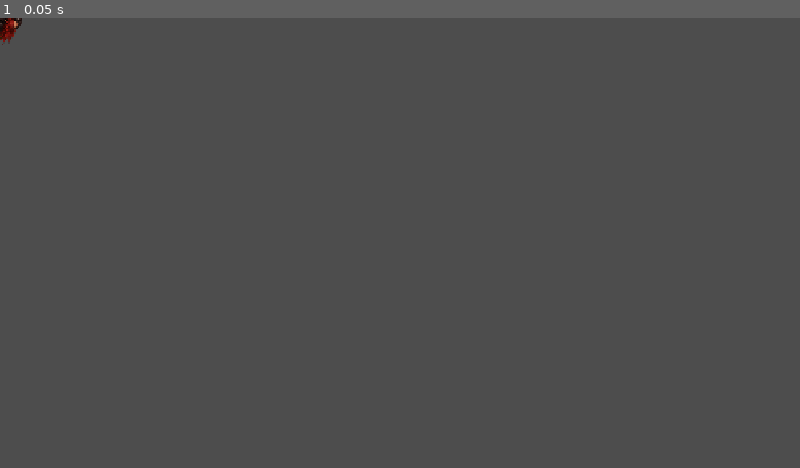
Above: before the commit, frame 1.
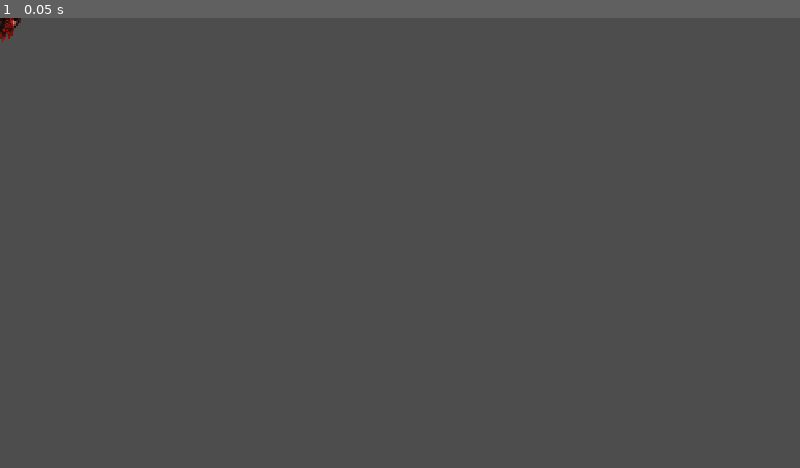
Above: after the commit, the same moment.

Repository: KirillRnd/ellipsis
Game: Godot game, scene res://scenes/RahnBoss.tscn
The game is run twice, just before and just after one commit, with the same random seed, the same clock (stepped at 60 frames per second) and the same inputs. This scene is started directly instead of the project's main scene.
Inputs:
- Up to frame 1 (0.05 s): no input

The runs differ from the first frame. In frame 1, less than 0.1% of the frame differs, in the area x 0-3%, y 0-6%.

Commit message:
fix: stabilize Rahn sprite registration

Diff:
--- a/godot/scripts/RahnBoss.gd
+++ b/godot/scripts/RahnBoss.gd
@@ -10,10 +10,13 @@
 const ACTION_TEXTURE := preload("res://assets/actors/rahn/rahn_action_sheet.png")
 const DEFEAT_TEXTURE := preload("res://assets/actors/rahn/rahn_defeat_sheet.png")
 const ARENA_RECT := Rect2(Vector2(130.0, 110.0), Vector2(1020.0, 500.0))
-const FRAME_SIZE := Vector2(256.0, 256.0)
+const FRAME_SIZE := Vector2(288.0, 288.0)
 const FIRST_PLACE_DELAY := 0.65
 const SECOND_PLACE_DELAY := 0.58
 const DEFEAT_TIME := 0.65
+const MOVE_START_DISTANCE := 18.0
+const MOVE_STOP_DISTANCE := 8.0
+const TURN_RESPONSE := 8.0
 
 @export var max_hit_points := 70
 @export var move_speed := 185.0
@@ -37,6 +40,7 @@
 var _reposition_timer := 0.0
 var _combat_age := 0.0
 var _was_running := false
+var _moving := false
 var _action_playing := false
 var _hit_flash := 0.0
 var _defeated := false
@@ -63,6 +67,7 @@
 
 	if _defeated:
 		velocity = Vector2.ZERO
+		_moving = false
 		_defeat_time_left = maxf(0.0, _defeat_time_left - delta)
 		if _defeat_time_left <= 0.0 and not _defeat_emitted:
 			_defeat_emitted = true
@@ -71,6 +76,7 @@
 
 	if not combat_running:
 		velocity = Vector2.ZERO
+		_moving = false
 		_was_running = false
 		_update_animation()
 		return
@@ -82,22 +88,32 @@
 		_reposition_timer = reposition_interval
 
 	_combat_age += delta
-	_update_movement()
+	_update_movement(delta)
 	_update_resonator_plan(delta)
 	_update_animation()
 
 
-func _update_movement() -> void:
+func _update_movement(delta: float) -> void:
 	var target := Vector2(
 		640.0 + cos(_combat_age * 0.72) * 270.0,
 		250.0 + sin(_combat_age * 0.51) * 105.0
 	)
 	var offset := target - global_position
-	velocity = offset.normalized() * move_speed if offset.length() > 12.0 else Vector2.ZERO
+	var distance := offset.length()
+	if _moving:
+		_moving = distance > MOVE_STOP_DISTANCE
+	else:
+		_moving = distance > MOVE_START_DISTANCE
+	velocity = offset.normalized() * move_speed if _moving else Vector2.ZERO
 	move_and_slide()
 	global_position = global_position.clamp(ARENA_RECT.position, ARENA_RECT.end)
 	if velocity.length_squared() > 1.0:
-		_visual_root.rotation = velocity.angle() + PI * 0.5
+		var target_rotation := velocity.angle() + PI * 0.5
+		_visual_root.rotation = lerp_angle(
+			_visual_root.rotation,
+			target_rotation,
+			clampf(delta * TURN_RESPONSE, 0.0, 1.0)
+		)
 
 
 func _update_resonator_plan(delta: float) -> void:
@@ -211,7 +227,7 @@
 
 
 func _play_action() -> void:
-	if _defeated:
+	if _defeated or _action_playing:
 		return
 	_action_playing = true
 	_body.play(&"action")
@@ -220,7 +236,7 @@
 func _update_animation() -> void:
 	if _action_playing or _defeated:
 		return
-	var next := &"move" if velocity.length_squared() > 1.0 else &"anchor"
+	var next := &"move" if _moving else &"anchor"
 	if _body.animation != next:
 		_body.play(next)
 
Binary file changed: godot/assets/actors/rahn/rahn_action_sheet.png
Binary file changed: godot/assets/actors/rahn/rahn_anchor.png
Binary file changed: godot/assets/actors/rahn/rahn_defeat_sheet.png
Binary file changed: godot/assets/actors/rahn/rahn_move_sheet.png
Not shown, changed: tools/prepare_character_runtime_assets.py
